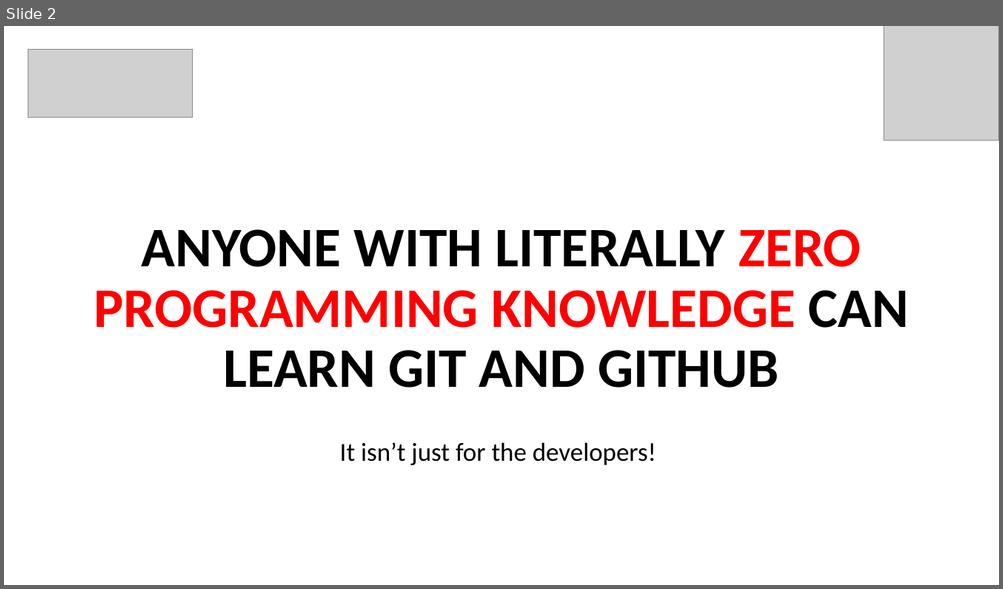
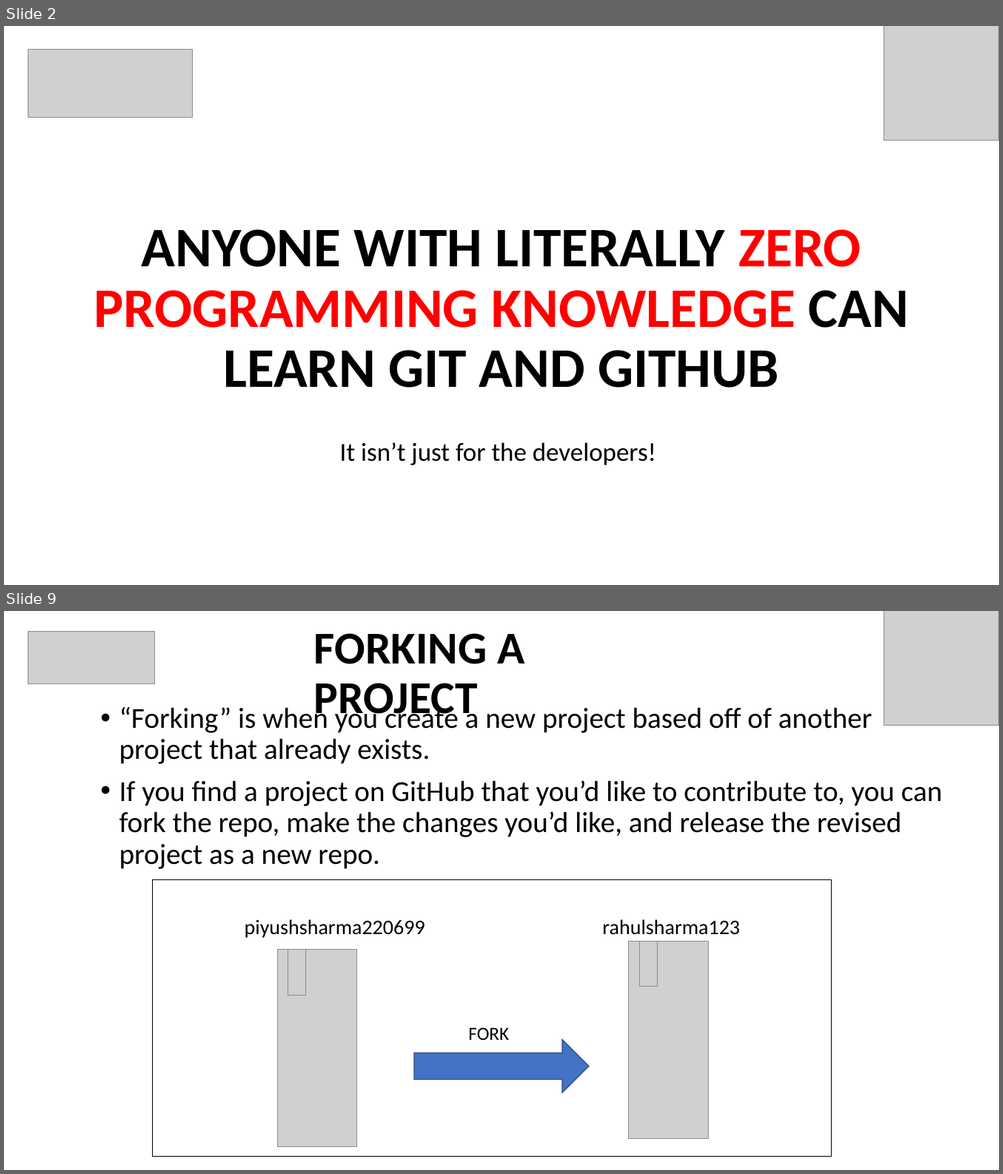
Before and after one commit to piyushsharma220699/Git-and-GitHub-Session, a slide deck: GitHub.pptx. Shown one above the other, each under a label of ours: slide 2 before the commit, slides 2 and 9 after it; the slides between them are not shown. The pictures are 1003x589 and 1003x1174 pixels, drawn with LibreOffice and Linux fonts; fonts in the diff are those of the drawing; grey boxes stand for pictures. Boxes give left, top, right and bottom in pixels: in the first picture for what was removed or moved away, otherwise in the second. Text is boxed around its words. In the diff, an @@ line names an element or a change of style, - is before the commit and + after.

```diff
--- a/GitHub.pptx
+++ b/GitHub.pptx
@@ slide 9 added at <box>4,611,999,1170</box>, background #FFFFFF @@
@@ picture added at <box>28,631,155,684</box> @@
@@ picture added at <box>884,611,999,726</box> @@
@@ title added at <box>314,633,525,724</box>, 44 pt, text #000000, bold @@
+FORKING A PROJECT
@@ text added at <box>119,703,942,869</box>, 28 pt, text #000000 @@
+• “Forking” is when you create a new project based off of another project that already exists.
+• If you find a project on GitHub that you’d like to contribute to, you can fork the repo, make the changes you’d like, and release the revised project as a new repo.
@@ rectangle added at <box>153,880,831,1157</box>, outline #000000 0.75 pt @@
@@ text added at <box>244,920,425,938</box>, 20 pt, text #000000 @@
+piyushsharma220699
@@ text added at <box>602,920,740,935</box>, 20 pt, text #000000 @@
+rahulsharma123
@@ picture added at <box>629,942,708,1139</box> @@
@@ picture added at <box>640,942,657,987</box> @@
@@ picture added at <box>277,950,357,1147</box> @@
@@ picture added at <box>288,950,305,995</box> @@
@@ text added at <box>468,1028,509,1040</box>, 18 pt, text #000000 @@
+FORK
@@ right arrow added at <box>415,1040,589,1093</box>, fill #4472C4, outline #325491 1 pt @@
```
Also in this commit, not shown: 3 slides changed, 3 other slides added, 1 other file.
